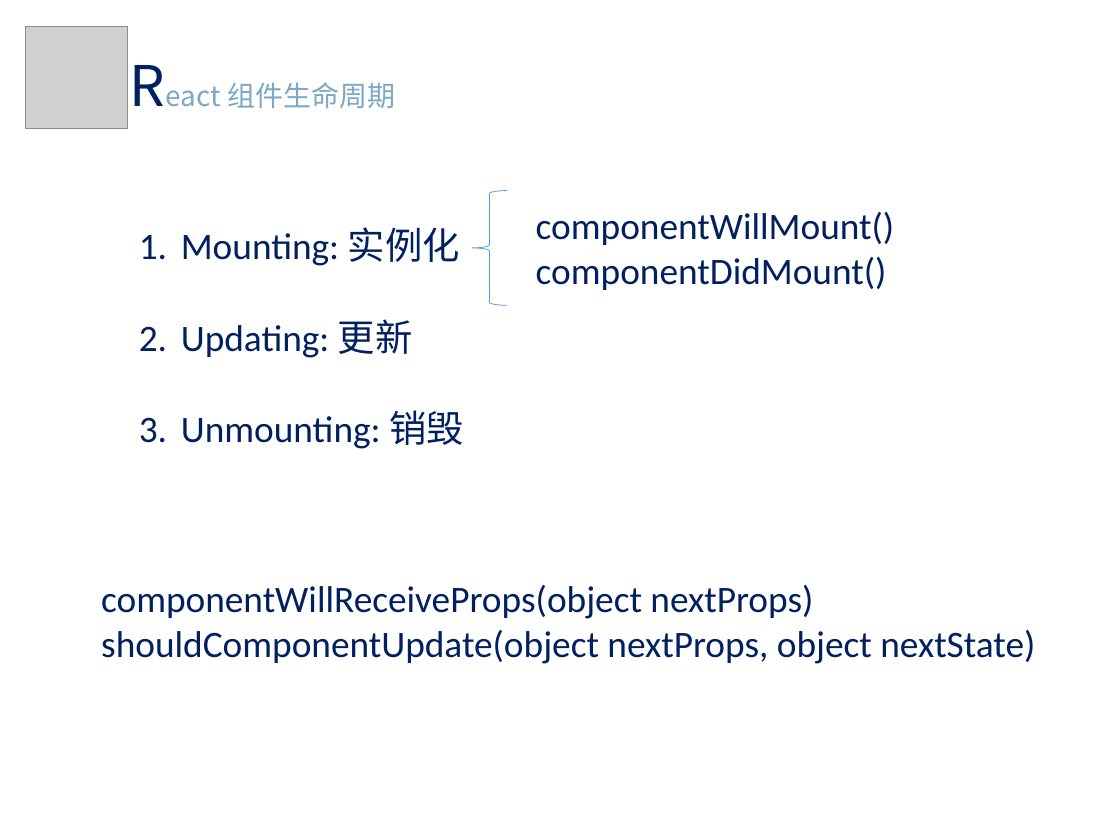
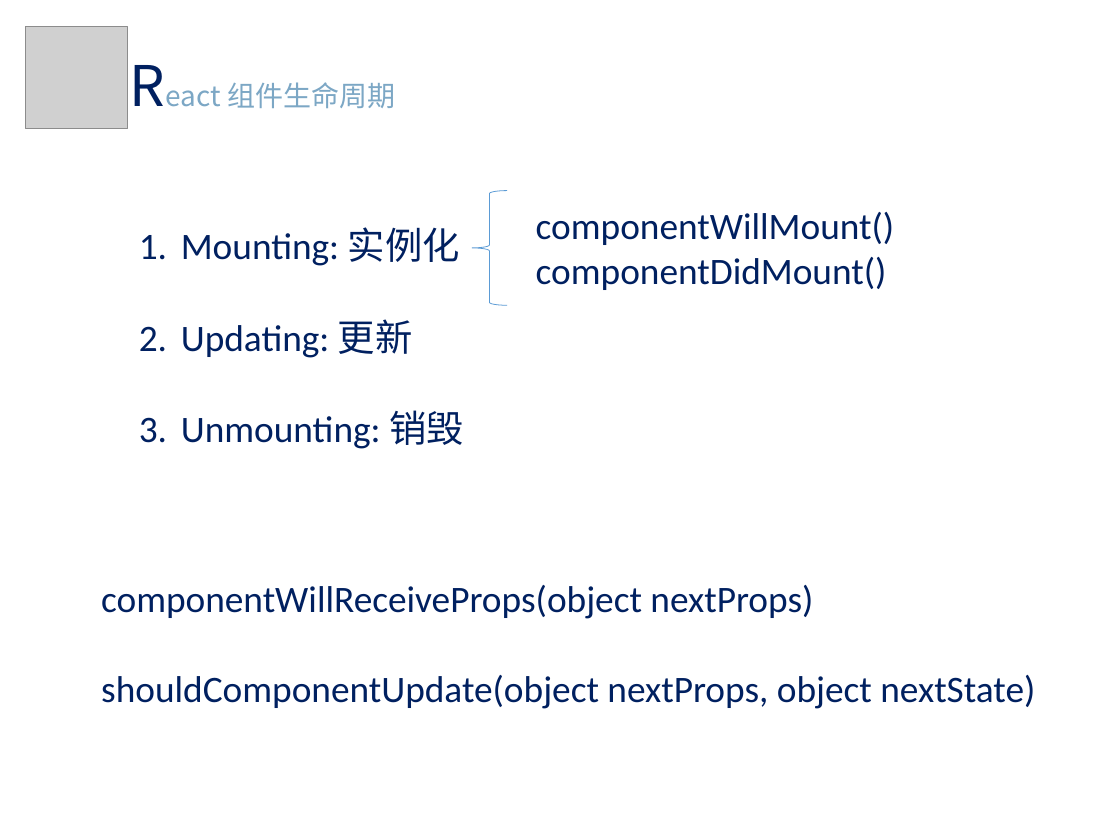
Before and after one commit to m544498510/may-web-app, a slide deck: slide 15 of new_doc/react share.pptx. Drawn at 1120x840 pixels with LibreOffice and Linux fonts; fonts in the diff are those of the drawing; grey boxes stand for pictures. Boxes give left, top, right and bottom in pixels: in the first picture for what was removed or moved away, otherwise in the second. Text is boxed around its words. In the diff, an @@ line names an element or a change of style, - is before the commit and + after.

```diff
--- a/new_doc/react share.pptx
+++ b/new_doc/react share.pptx
@@ text "componentWillReceiveProps(object nextProps)" rewrapped from <box>101,585,1035,664</box> to <box>101,585,1035,709</box> @@
```
Also in this commit, not shown: 8 other slides changed, 6 slides added.
